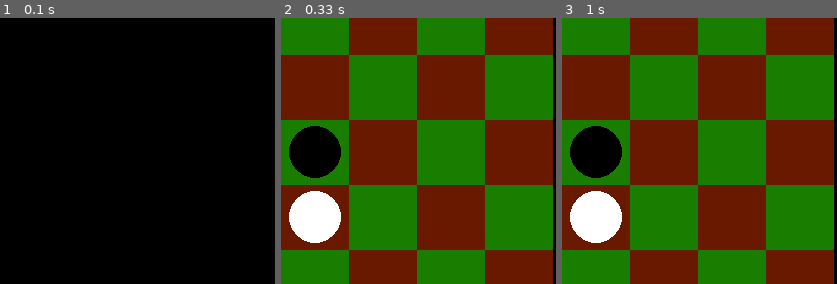
Above: before the commit, frames 1-3 (left to right).
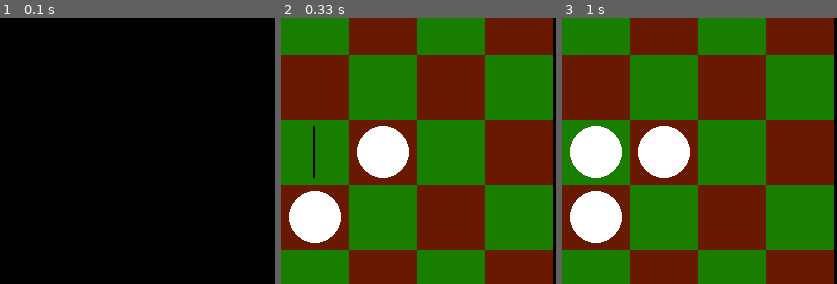
Above: after the commit, the same moments.

Repository: Eric-Fratzke/pygames
Game: pygame game, started from othello/othello.py
Two runs of this game, one before a commit and one after it. Both use one fixed random seed, a clock stepped at 60 frames per second and the inputs below.
Inputs (mouse positions are % of the whole screen's width and height, from its top left):
- Up to frame 1 (0.1 s): no input
- Up to frame 2 (0.33 s): no input
- Up to frame 3 (1 s): click (50, 52) at 0.43 s; click (51, 60) at 0.8 s
The pictures show only the part of the screen within x 49-99%, y 19-69%; the shares and areas given below are measured in that part.

Frame 1 is identical in both runs. In frame 2, 5.6% of the frame differs, in the area x 2-47%, y 40-61%; in frame 3, 5.8%.

Commit message:
Level 0 AI

Diff:
--- a/othello/othello.py
+++ b/othello/othello.py
@@ -1,19 +1,27 @@
 #!/usr/bin/env python3
-import pygame,math
+import datetime
+import pygame,math,random
+
 
 class Board:
 	'''
 	Board - Represents the Othello/Reversi board as a 2D grid of cells.
 			Each cell is owned by either player one, two, or neither(nil).
 	'''
-
 	# Statics for the board
-	P0 = 0 # niether player
-	P1 = 1 # player one
-	P2 = 2 # player two
+	P0 = -1 # niether player
+	P1 = 0 # player one
+	P2 = 1 # player two
 	DIMEN = 8 # dimension of the grid 8x8
 	P1_COLOR = [0,0,0]
 	P2_COLOR = [255,255,255]
+
+	# Move and states
+	TIE = 2 		# TIE
+	NO_MOVES = 3
+	GAME_OVER = 4
+	WAIT_TIME = 5 # 5 seconds
+
 	class Cell:
 		'''
 		Board - Basic components of the board
@@ -26,7 +34,6 @@
 		def __init__(self, grid_pos, screen_pos, size, owner):
 			i,j = grid_pos[0],grid_pos[1]
 			x,y = screen_pos[0],screen_pos[1]
-
 			self.grid_pos = grid_pos # indices on grid
 			self.screen_pos = screen_pos # coordinates of rect
 			self.size = size  # size of cell
@@ -45,12 +52,19 @@
 		def __repr__(self):
 			return "(" + str( self.grid_pos[0]) + ", " + str(self.grid_pos[1]) + ")"
 
+		def copy(self):
+			'''
+				return deepcopy of cell
+			'''
+			return Board.Cell(self.grid_pos, self.screen_pos, self.size, self.owner)
+
 		def draw(self, screen):
 			pygame.draw.rect(screen, self.cell_color, self.rect, 0)
 			# draw the piece if any
 			if self.owner != Board.P0:
 				color = None
 				if self.frame == 0: # not currently animated
+
 					if self.owner == Board.P1:
 						color = Board.P1_COLOR
 					elif self.owner == Board.P2:
@@ -85,16 +99,14 @@
 		def flip(self):
 			self.frame = 1
 			# flip owner
-			if self.owner == Board.P1:
-				self.owner = Board.P2
-			elif self.owner == Board.P2:
-				self.owner = Board.P1
+			self.owner = Board.toggle_player(self.owner)
+
 
 		def draw_highlight(self,screen, piece=False):
 			if piece:
-				pygame.draw.circle(screen, [155,12,0], self.midpoint,self.radius,3)
+				pygame.draw.circle(screen, [255,12,0], self.midpoint,self.radius,3)
 			else:
-				pygame.draw.rect(screen, [155,12,0], self.rect, 3)
+				pygame.draw.rect(screen, [250,250,0], self.rect, 3)
 
 
 		def does_intersect(self, pos):
@@ -108,6 +120,28 @@
 		cell_size = math.floor(size[0]/self.DIMEN), math.floor(size[1]/self.DIMEN)
 		self.grid = []
 		self.setup_board(offset, cell_size)
+		self.winner = self.P0
+		self.wait = 0 #animation waittime, after eah move made wait for animation
+
+	def copy(self):
+		'''
+			return deepcopy of board
+		'''
+		copy = Board(self.offset, self.size)
+		for i in range(0,self.DIMEN):
+			for j in range(0,self.DIMEN):
+				copy.grid[i][j] = self.grid[i][j].copy()
+		return copy
+
+	def is_waiting(self):
+		#waiting to help tell if board is waiting for animations to finish
+		return self.wait > 0
+
+
+	@staticmethod
+	def toggle_player(owner):
+		return (owner+1)%2
+
 
 	def setup_board(self, offset, cell_size):
 		# clear if not empty
@@ -128,6 +162,72 @@
 		self.grid[math.floor(center)][math.floor(center)].owner = self.P2
 		self.grid[math.floor(center+1)][math.floor(center+1)].owner = self.P2
 
+	def get_winner(self):
+		return self.winner
+
+	def check_game_over(self):
+		'''
+			Returns winner if game is over, if game is not over returns P0
+		'''
+		winner = self.P0
+		p1_cell_count =  len( self.get_owned_cells(self.P1))
+		p2_cell_count = len( self.get_owned_cells(self.P2))
+		has_empty = False
+		i,j = (0,0)
+		# try to find any empty cell
+		while not has_empty and i < self.DIMEN:
+			while  not has_empty and j < self.DIMEN:
+				has_empty = (self.grid[i][j].owner == self.P0)
+				j+=1
+			i+=1
+		# if player has no cells then they lose!
+		if p1_cell_count <= 0 :
+			winner = self.P2
+		elif p2_cell_count <= 0 :
+			winner = self.P1
+		# if the board has no empty, pick winner by number of owned cells
+		elif not has_empty:
+			print("EMPTY BOARD!")
+			if p1_cell_count > p2_cell_count:
+				winner = self.P1
+			elif p1_cell_count < p2_cell_count:
+				winner = self.P2
+			else:
+				winner = self.TIE
+
+		# if a player has no moves then the loose
+		else:
+			p1_moves =  self.get_all_moves(self.P1)
+			p2_moves = self.get_all_moves(self.P2)
+			if p1_moves == False and p2_moves == False:
+				winner = self.TIE
+			elif p1_moves == False:
+				winner = self.P2
+			elif p2_moves == False:
+				winner = self.P1
+
+		self.winner = winner
+		return self.winner != self.P0
+
+	def get_all_moves(self, player):
+		'''return false if player has no moves else returns list of all moves (cell_from, cell_to)'''
+		moves = False
+		move = Board.NO_MOVES
+		# for each cell try to find a move to pick
+		for cell_from in self.get_owned_cells(player):
+			for  cell_to in self.get_moves(cell_from):
+				if not moves:
+					moves = []
+				moves.append((cell_from, cell_to))
+		return moves
+
+	def draw(self, screen):
+		self.wait-= 1
+		if self.wait < 0:
+			self.wait = 0
+		for row in self.grid:
+			for cell in row:
+				cell.draw(screen)
 
 	def get_intersecting_cell(self, pos):
 		for row in self.grid:
@@ -136,63 +236,198 @@
 					return cell
 		return None
 
-	# def get_moves(self, screen):
-	# 	for row in self.grid:
-	# 		for cell in row:
-	# 			cell.draw(screen)
-
-	def draw(self, screen):
+	def get_owned_cells(self, owner):
+		cells = []
 		for row in self.grid:
 			for cell in row:
-				cell.draw(screen)
-
+				if cell.owner == owner:
+					cells.append(cell)
+		return cells
+
+
+	def get_moves(self, cell):
+		'''
+			get_moves
+			 	find all lines from the current cell to the nearest empty cell such that all cells in between do not
+				have the same owner as the moving cell
+				Do this by searching immediate neighbors then following the lines from neighbor to empty while
+				owner is the opponent
+	 		cell : current cell
+	 		Returns a list of cells that are potential moves
+		'''
+		moves = []
+		if cell.owner == self.P0:
+			return moves # empty cell!
+		i,j = cell.grid_pos
+		# get each index of the neighbor and check if the move is valid
+		neighbor = None
+		for di in range(-1,2):
+			for dj in range(-1,2):
+				ni, nj = i+di, j+dj
+				if (ni, nj) != (i,j):
+					# check the neighbor, if it is opponent try to find move
+					if ni >= 0 and ni < self.DIMEN and nj >= 0 and nj < self.DIMEN:
+						neighbor = self.grid[ni][nj]
+						if neighbor.owner != self.P0 and neighbor.owner != cell.owner:
+							# get the next cell in the same direction as neighbor
+							search = True
+							while search:
+								ni, nj = ni+di, nj+dj
+								# if next cell is not beyond board
+								if ni < 0 or ni >= self.DIMEN or nj < 0 or nj >= self.DIMEN:
+									search = False # reached end of board
+								else:
+									next_cell = self.grid[ni][nj]
+									if next_cell.owner == self.P0: # found empty cell! add this cell to moves
+										moves.append(next_cell)
+										search = False
+									elif next_cell.owner == cell.owner: # not opponent, cannot jump
+										search = False
+									#else keep searching
+		return moves
+
+
+	def move(self, cell_from, cell_to):
+		self.wait = self.WAIT_TIME
+		# flips all cells in between the line segment created by  to and from
+		i, j =  cell_from.grid_pos
+		fi, fj =  cell_to.grid_pos
+		di, dj = (fi-i), (fj-j)
+		# clamp directions to ints between [-1,1]
+		if di > 1:
+			di = 1
+		elif di < 0:
+			di = -1
+		if dj > 1:
+			dj = 1
+		if dj < 0:
+			dj = -1
+		search = True
+		ni, nj = i+di, j+dj
+		next_cell = None
+		continue_flipping = True
+		while continue_flipping  and \
+				ni >= 0 and ni < self.DIMEN and nj >= 0 and nj < self.DIMEN:
+			next_cell = self.grid[ni][nj]
+			# if cell is owned by opponent
+			if next_cell.owner != cell_from.owner and next_cell.owner != self.P0:
+				next_cell.flip() # flip owner and start animation
+			else:
+				continue_flipping  = False
+			ni, nj = ni+di, nj+dj
+
+		# set empty cell owner
+		cell_to.owner = cell_from.owner
+
+
+
+class AI:
+	def __init__(self, player, board):
+		self.player = player
+		# reference to the board
+		self.board = board
+		random.seed(datetime.datetime.now())
+
+	def get_move(self):
+		'''
+			returns board state or potential move (cell_from, cell_to)
+		'''
+		move = Board.GAME_OVER
+		if not self.board.check_game_over():
+			move = Board.NO_MOVES # does not own any cells!
+			get_all_moves = self.board.get_all_moves(self.player)
+			#shuffle the cells
+			if get_all_moves:
+				moves = []
+				while len(get_all_moves) > 0:
+					moves.append(get_all_moves.pop(random.randint(0, len(get_all_moves)-1)))
+				move = moves[random.randint(0, len(moves)-1)]
+		return move
 
 def main():
 	size = [550, 650]
 	board = Board((0, size[1]/12), (size[0], size[0]*0.95))
-	cur_player = Board.P1
+	player = Board.P1
+	ai = AI(Board.P2, board)
 	selected_cell = None
-
+	potential_moves = []
+	current_player = random.randint(Board.P1, Board.P2)
+	exit = False
+	winner = None
 	pygame.init()
 	screen = pygame.display.set_mode(size)
 	pygame.display.set_caption("Quoridor")
-	exit = False
 	clock = pygame.time.Clock()
-
-
 	# main while loop
 	while not exit:
+		player_clicked = False
 		clock.tick(10)
 		for event in pygame.event.get():
 			if event.type == pygame.QUIT:
 				exit=True
 			elif event.type == pygame.KEYDOWN:
-				break
+				a = None # do nothing
 			elif event.type == pygame.MOUSEBUTTONDOWN:
-				mouse_pos = pygame.mouse.get_pos()
-				#pick up piece an high light moves
-				if selected_cell == None:
-					cell = board.get_intersecting_cell(mouse_pos)
-					# select piece if it is owned by player
-					if cell.owner == cur_player:
-						selected_cell = cell
-						# test flip animation
-						# selected_cell.flip()
-						# selected_cell = None #
-				else:
-					#try to place piece at cell or if clicked again unselect
-					cell = board.get_intersecting_cell(mouse_pos)
-					if cell is selected_cell:
-						selected_cell = None
-
+				# if it is the current players turn!
+				player_clicked = True
+		# get next  players turn if animation is done
+		if winner != None:
+			# handle game over prompt
+			a = None
+		# set winner
+		elif board.check_game_over():
+			winner = board.get_winner()
+			print("WINNER: PLAYER " +str(winner+1))
+			# display winner!
+		# make decision
+		else:
+			if not board.is_waiting():
+				# player selection and is players turn
+				if current_player == player:
+					all_player_moves = board.get_all_moves(player)
+					if not all_player_moves:
+						current_player = board.toggle_player(current_player)
+					# if player is selecting
+					elif player_clicked:
+						mouse_pos = pygame.mouse.get_pos()
+						#pick up piece an high light moves
+						if selected_cell == None:
+							cell = board.get_intersecting_cell(mouse_pos)
+							# select piece if it is owned by player
+							if cell and cell.owner == current_player:
+								selected_cell = cell
+								potential_moves = board.get_moves(selected_cell)
+						else:
+							#try to place piece at cell
+							cell = board.get_intersecting_cell(mouse_pos)
+							if cell in potential_moves:
+								# add the piece to the cell and flip all pieces in between
+								board.move(selected_cell, cell)
+								current_player = board.toggle_player(current_player)
+							# unselect current piece if not selecting new piece
+							if cell and cell.owner == current_player:
+								selected_cell = cell
+								potential_moves = board.get_moves(selected_cell)
+							else:
+								selected_cell = None
+
+				elif current_player == ai.player:
+					move = ai.get_move()
+					if move != Board.NO_MOVES:
+						board.move(move[0],move[1])
+					# update current player
+					current_player = board.toggle_player(current_player)
+		# draw
 		screen.fill([0,0,0])
 		board.draw(screen)
 		# if cell is celected highlight current piece, and any potential moves
 		if selected_cell:
 			# highlight the piece
 			selected_cell.draw_highlight(screen, True)
+			for move in potential_moves:
+				move.draw_highlight(screen)
+
 		pygame.display.flip()
-
 
 
 if __name__ == '__main__':
